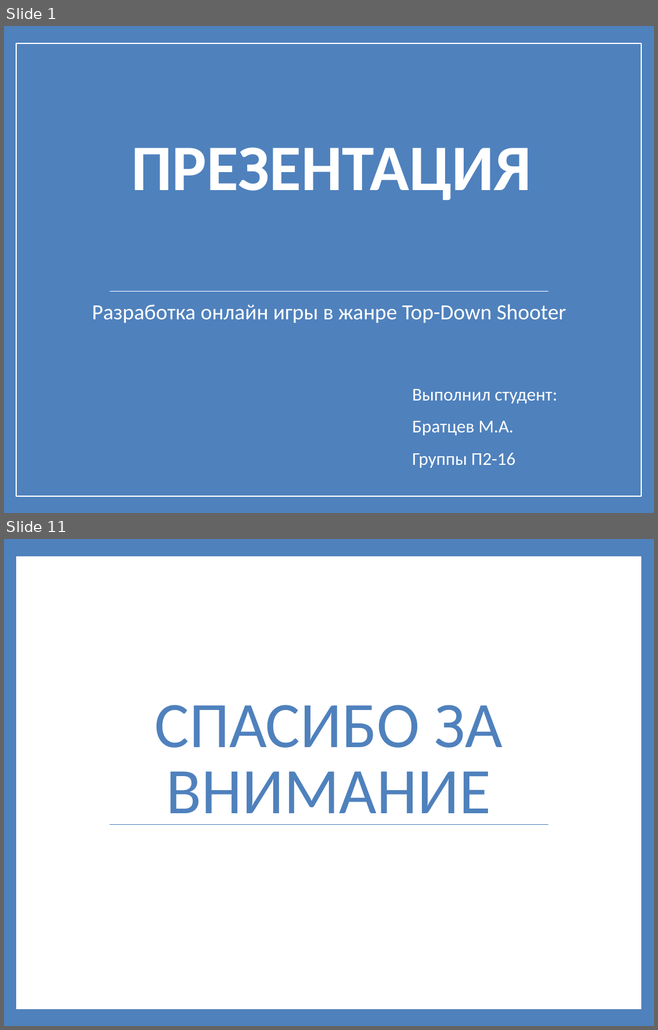
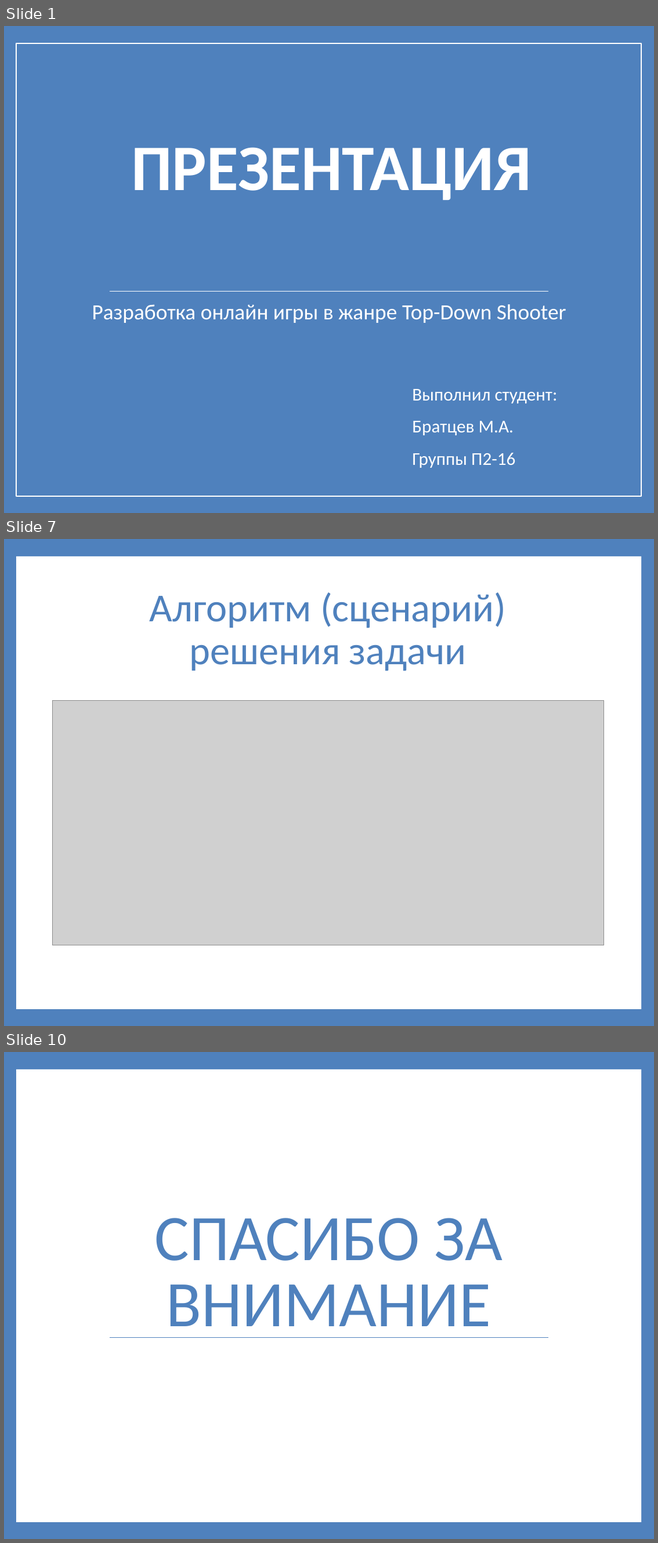
Before and after one commit to prog-kkkmt/pdp-p2-16, a slide deck: Презентация Братцев.pptx. Shown one above the other, each under a label of ours: slides 1 and 11 before the commit, slides 1, 7 and 10 after it; the slides between them are not shown. The pictures are 658x1030 and 658x1543 pixels, drawn with LibreOffice and Linux fonts; fonts in the diff are those of the drawing; grey boxes stand for pictures. Boxes give left, top, right and bottom in pixels: in the first picture for what was removed or moved away, otherwise in the second. Text is boxed around its words. In the diff, an @@ line names an element or a change of style, - is before the commit and + after.

```diff
--- a/Презентация Братцев.pptx
+++ b/Презентация Братцев.pptx
@@ slide 7 added at (x1=4, y1=539, x2=654, y2=1026), background #4F81BD; not listed: 1 template element that a slide beside it also shows @@
@@ title added at (x1=150, y1=592, x2=506, y2=671), 44 pt, text #4F81BD @@
+Алгоритм (сценарий) решения задачи
@@ picture added at (x1=53, y1=701, x2=604, y2=946) @@
@@ what was slide 11 is now slide 10 @@
```
Also in this commit, not shown: 7 other slides added, 9 slides removed.
